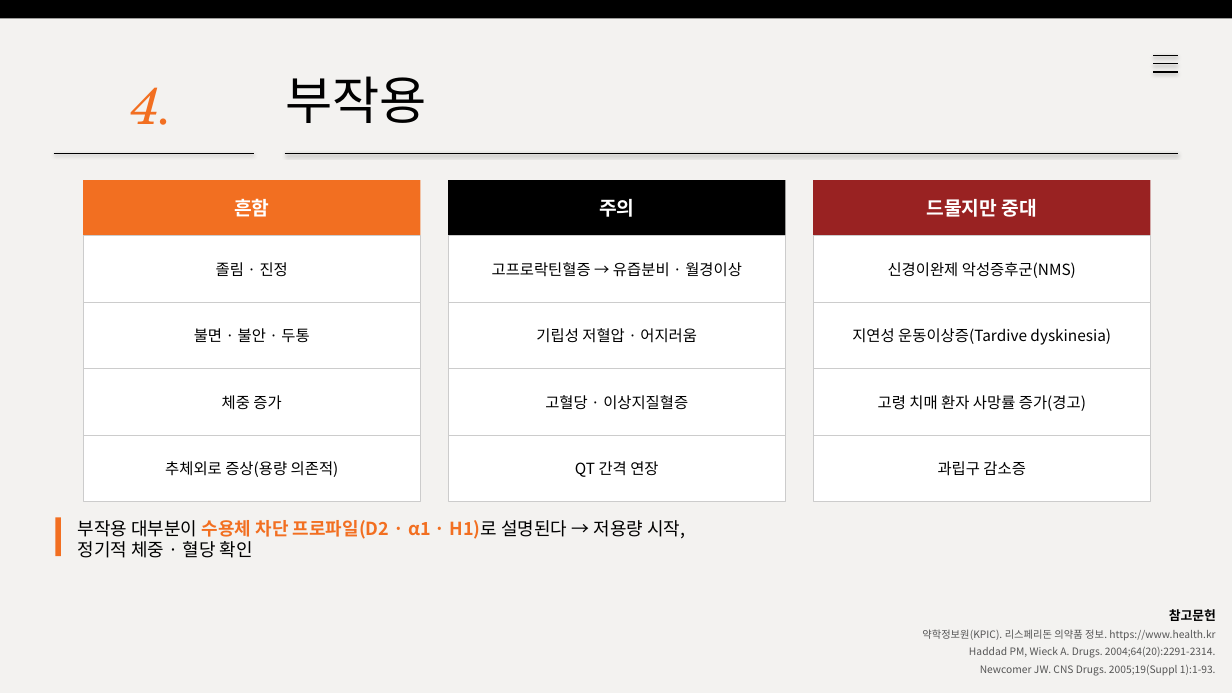
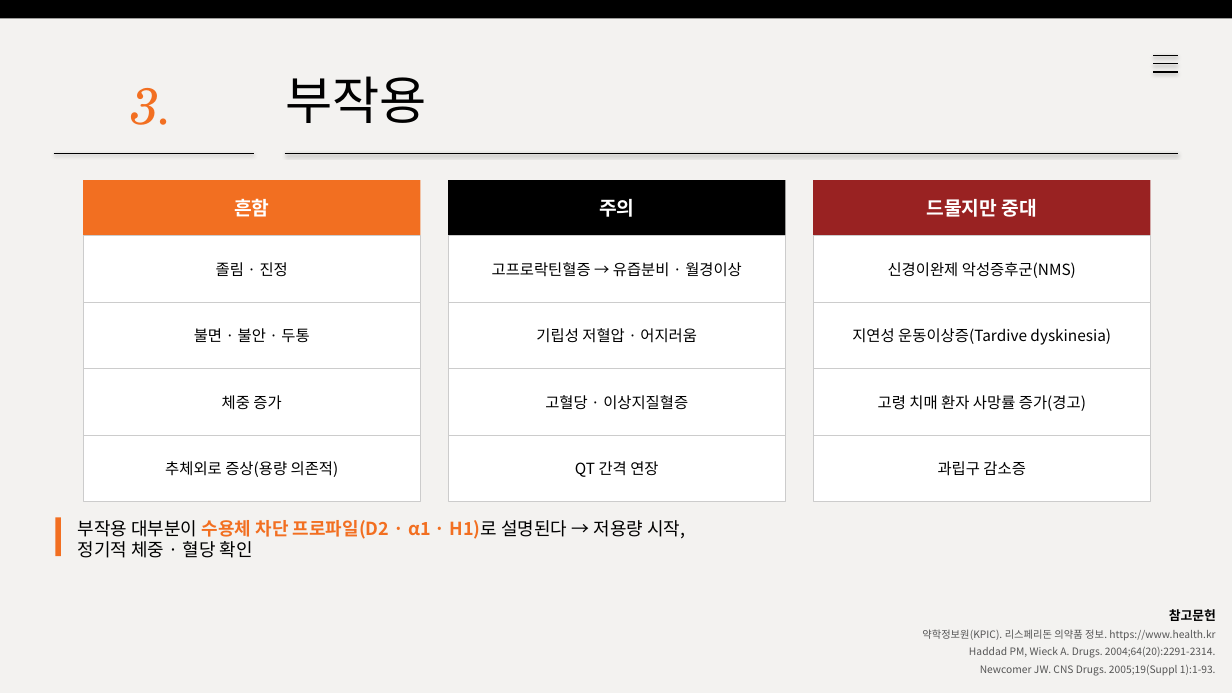
Before and after one commit to wlwl991123-prog/webtoon-app, a slide deck: slide 11 of risperidone.pptx. Drawn at 1232x693 pixels with LibreOffice and Linux fonts; fonts in the diff are those of the drawing. Boxes give left, top, right and bottom in pixels: in the first picture for what was removed or moved away, otherwise in the second. Text is boxed around its words. In the diff, an @@ line names an element or a change of style, - is before the commit and + after.

```diff
--- a/risperidone.pptx
+++ b/risperidone.pptx
@@ text at [131, 88, 174, 125]: text changed @@
-4.
+3.
```
Also in this commit, not shown: 8 other slides changed.
